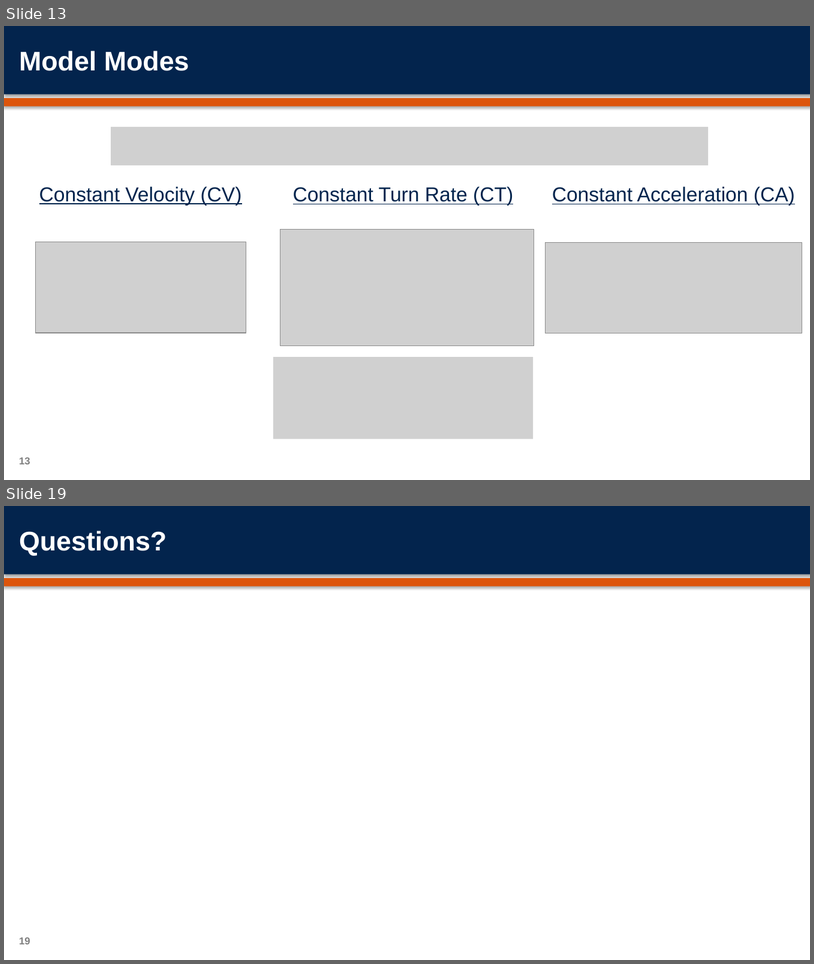
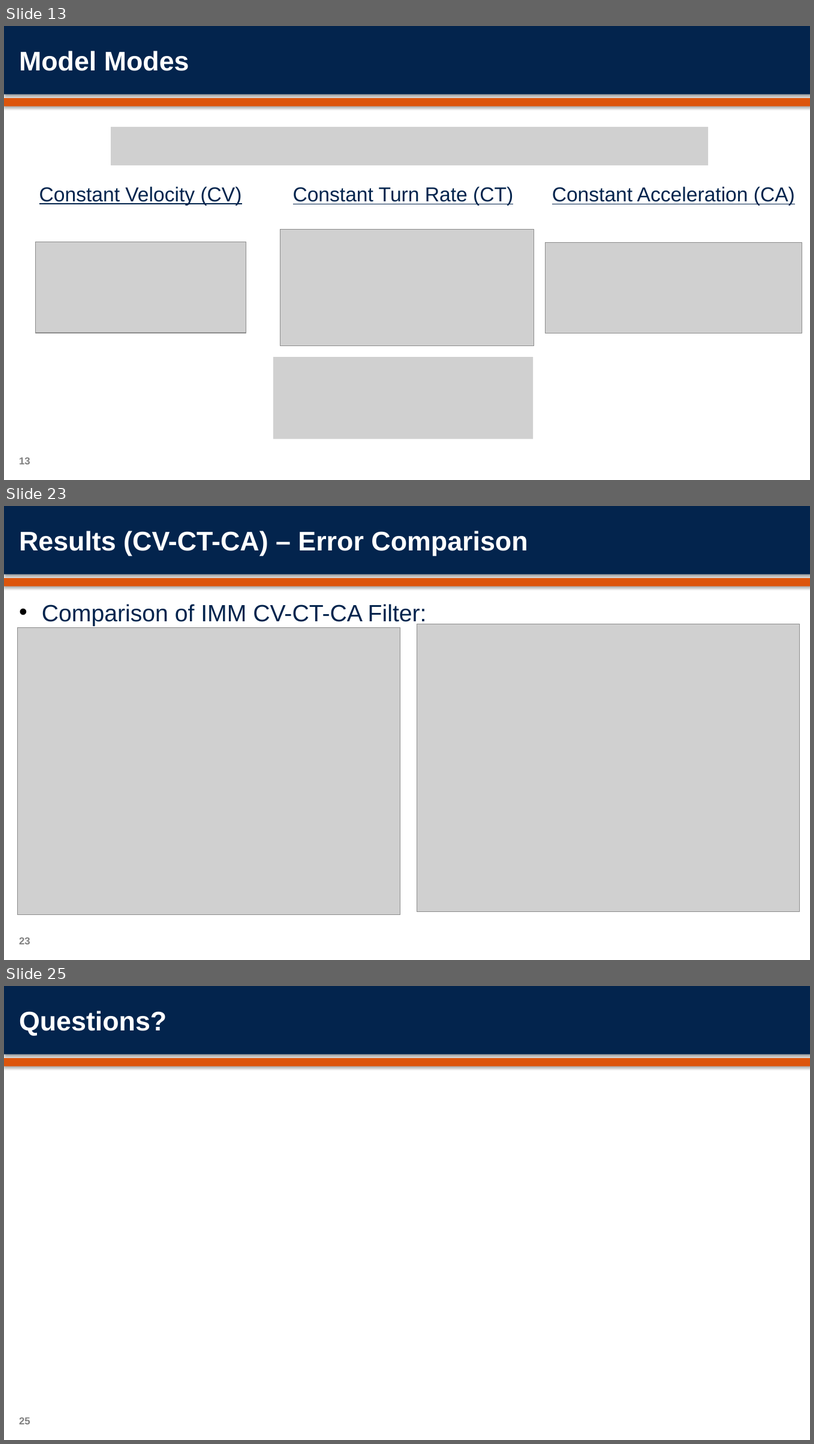
Before and after one commit to orenmillerrr/Optimal-Final-Project, a slide deck: report/OptimalFinalPresentation.pptx. Shown one above the other, each under a label of ours: slides 13 and 19 before the commit, slides 13, 23 and 25 after it; the slides between them are not shown. The pictures are 814x964 and 814x1444 pixels, drawn with LibreOffice and Linux fonts; fonts in the diff are those of the drawing; grey boxes stand for pictures; background and template pictures are left out. Boxes give left, top, right and bottom in pixels: in the first picture for what was removed or moved away, otherwise in the second. Text is boxed around its words. In the diff, an @@ line names an element or a change of style, - is before the commit and + after.

```diff
--- a/report/OptimalFinalPresentation.pptx
+++ b/report/OptimalFinalPresentation.pptx
@@ slide 23 added at <box>4,506,810,960</box>, background #FFFFFF; not listed: 2 template elements that a slide beside it also shows @@
@@ title added at <box>19,531,528,555</box>, 32 pt, text #FFFFFF, bold @@
+Results (CV-CT-CA) – Error Comparison
@@ text added at <box>42,604,427,626</box>, 28 pt, text #03244D @@
+• Comparison of IMM CV-CT-CA Filter:
@@ picture added at <box>17,628,400,915</box> @@
@@ picture added at <box>417,624,800,912</box> @@
@@ page number added at <box>19,937,30,944</box>, 12 pt, text #7F7F7F, bold @@
+23
@@ what was slide 19 is now slide 25 @@
@@ page number at <box>19,1417,30,1424</box>: text changed @@
-19
+25
```
Also in this commit, not shown: 11 slides changed, 7 other slides added, 2 slides removed, 38 other files.
